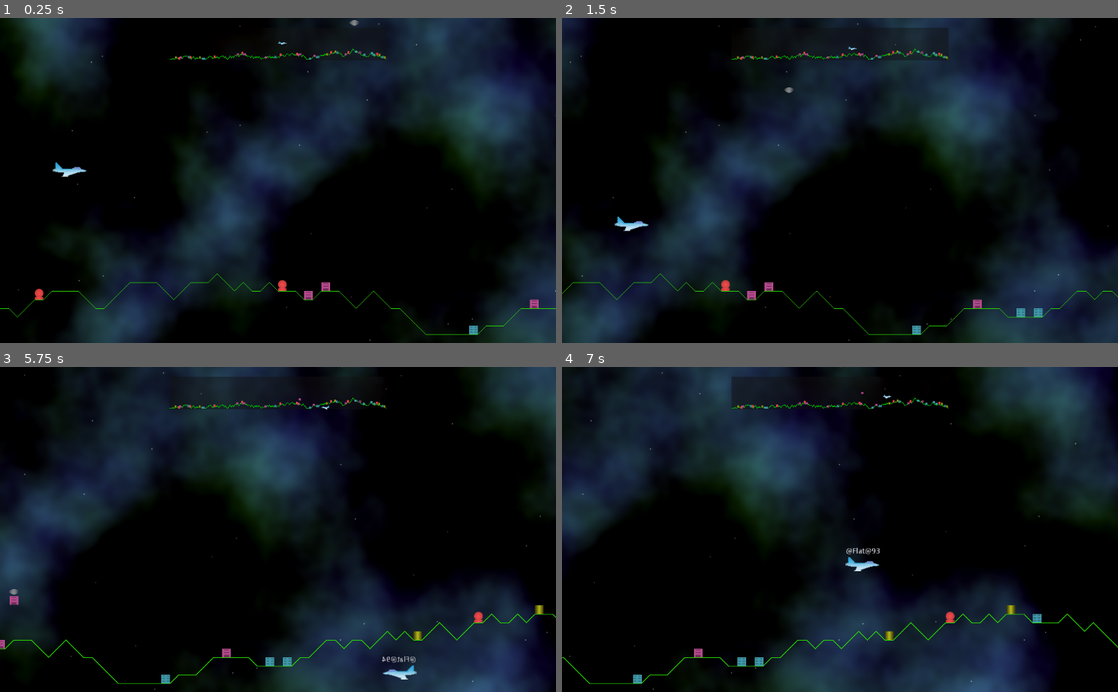
Above: before the commit, frames 1-4 (two rows, left to right).
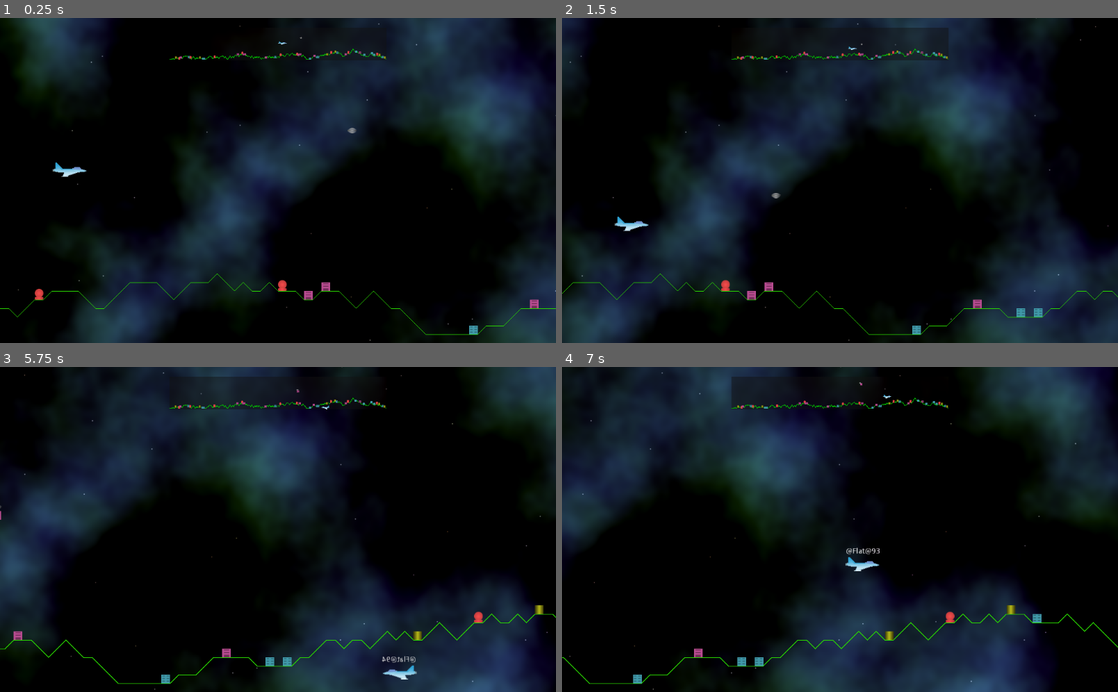
Above: after the commit, the same moments.

Repository: andrew-wilkes/godotia
Game: Godot game, scene res://Main.tscn
Same seed, same stepped clock (60 frames per second), same inputs: the game is played once before the commit and once after it.
Inputs:
- Up to frame 1 (0.25 s): no input
- Up to frame 2 (1.5 s): hold Right (ui_right) 0.53-1.28 s; hold Down (ui_down) from 1.28 s (still down)
- Up to frame 3 (5.75 s): release Down (ui_down) at 2.03 s; hold Right (ui_right) 2.03-2.78 s; hold Up (ui_up) 2.78-3.53 s; hold Left (ui_left) 3.53-5.03 s; hold Down (ui_down) from 5.03 s (still down)
- Up to frame 4 (7 s): release Down (ui_down) at 5.78 s; hold Right (ui_right) 5.78-6.53 s; hold Up (ui_up) from 6.53 s (still down)

The runs differ from the first frame. In frame 1, less than 0.1% of the frame differs, in the area x 53-65%, y 0-36%; in frame 2, less than 0.1%; in frame 3, 0.2%, in the area x 0-55%, y 6-87%; in frame 4, less than 0.1%.

Commit message:
Include enemies in the map

Diff:
--- a/Enemy.gd
+++ b/Enemy.gd
@@ -8,7 +8,6 @@
 var state = MOVING_TO_TARGET
 var target : Vector2
 var structure : Structure
-
 
 func _process(delta):
 	match state:
--- a/Main.gd
+++ b/Main.gd
@@ -55,9 +55,11 @@
 	map.add_structures()
 	map.add_player(player, scroll_position, terrain)
 	var enemy = enemy_scene.instance()
-	enemy.target = globals.structures.values()[18].position
-	enemy.position = Vector2(3600, -600)
+	enemy.target = globals.structures.values()[17].position
+	enemy.position = Vector2(3600, -400)
 	terrain.line.add_child(enemy)
+	globals.enemies[enemy.get_instance_id()] = enemy
+	map.add_enemy(enemy)
 
 
 func _process(delta):
@@ -67,6 +69,7 @@
 	move_player_sideways(delta)
 	map.position_player(player, scroll_position, terrain)
 	map.update_structures(scroll_position)
+	map.update_enemies(scroll_position)
 
 
 func process_inputs(delta):
--- a/Map.gd
+++ b/Map.gd
@@ -9,12 +9,14 @@
 var coor_scale : Vector2
 var line: Line2D
 var structures
+var enemies
 var player
 var plane
 
 func _ready():
 	line = $Line2D
-	structures = find_node("Structures")
+	structures = $Structures
+	enemies = $Enemies
 
 
 func set_points(terrain: Terrain):
@@ -42,13 +44,29 @@
 	for s in globals.structures.values():
 		var struct = structures.get_child(i)
 		if s:
-			struct.position = get_struct_position(s, scroll_position)
+			struct.position = get_node_position(s, scroll_position)
 		else:
 			struct.visible = false
 		i += 1
 
 
-func get_struct_position(node, offset):
+func add_enemy(e):
+	var node = e.get_node("Sprite").duplicate()
+	node.name = str(e.get_instance_id())
+	node.scale = ITEM_SCALE
+	enemies.add_child(node)
+
+
+func update_enemies(scroll_position):
+	for e in enemies.get_children():
+		var id = int(e.name)
+		if globals.enemies.keys().has(id):
+			e.position = get_node_position(globals.enemies[id], scroll_position)
+		else:
+			e.queue_free()
+
+
+func get_node_position(node, offset):
 	return node.global_position * coor_scale - Vector2(DX - rect_size.x  + offset * coor_scale.x, DX)
 
 
--- a/Map.tscn
+++ b/Map.tscn
@@ -24,3 +24,5 @@
 default_color = Color( 0.00784314, 0.764706, 0, 1 )
 
 [node name="Structures" type="Node2D" parent="."]
+
+[node name="Enemies" type="Node2D" parent="."]
